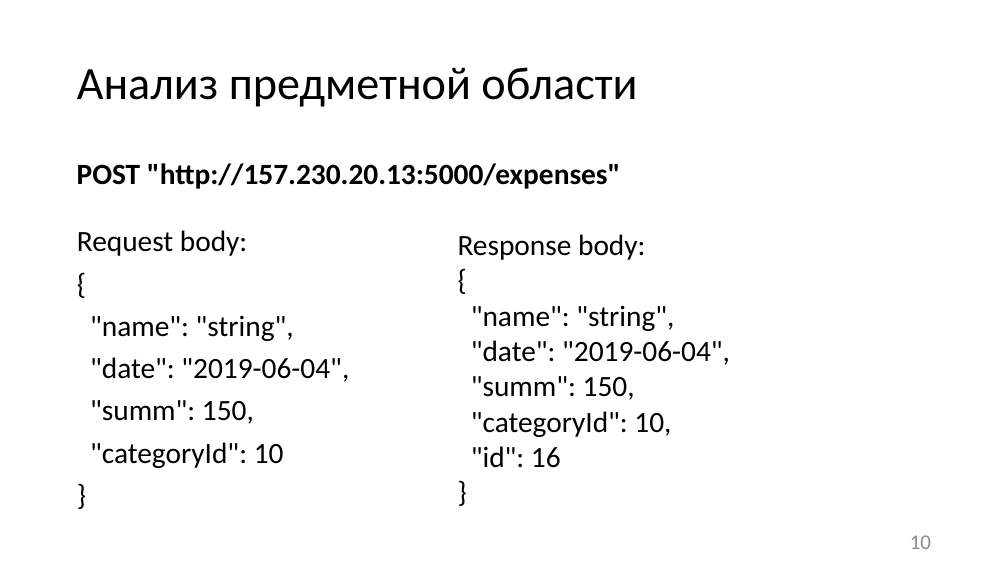
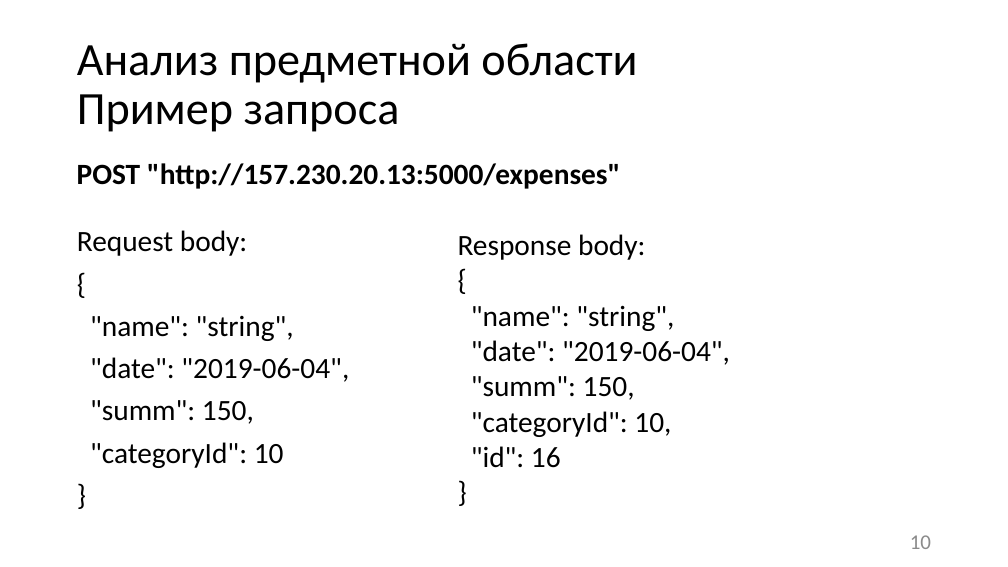
Before and after one commit to liza-dobrynina/MyCosts, a slide deck: slide 10 of Документация/Презентация.pptx. Drawn at 1008x567 pixels with LibreOffice and Linux fonts; fonts in the diff are those of the drawing. Boxes give left, top, right and bottom in pixels: in the first picture for what was removed or moved away, otherwise in the second. Text is boxed around its words. In the diff, an @@ line names an element or a change of style, - is before the commit and + after.

```diff
--- a/Документация/Презентация.pptx
+++ b/Документация/Презентация.pptx
@@ title at [77, 43, 637, 132]: text changed @@
-Анализ предметной области
+Анализ предметной области
+Пример запроса
```
Also in this commit, not shown: 4 other slides changed.
